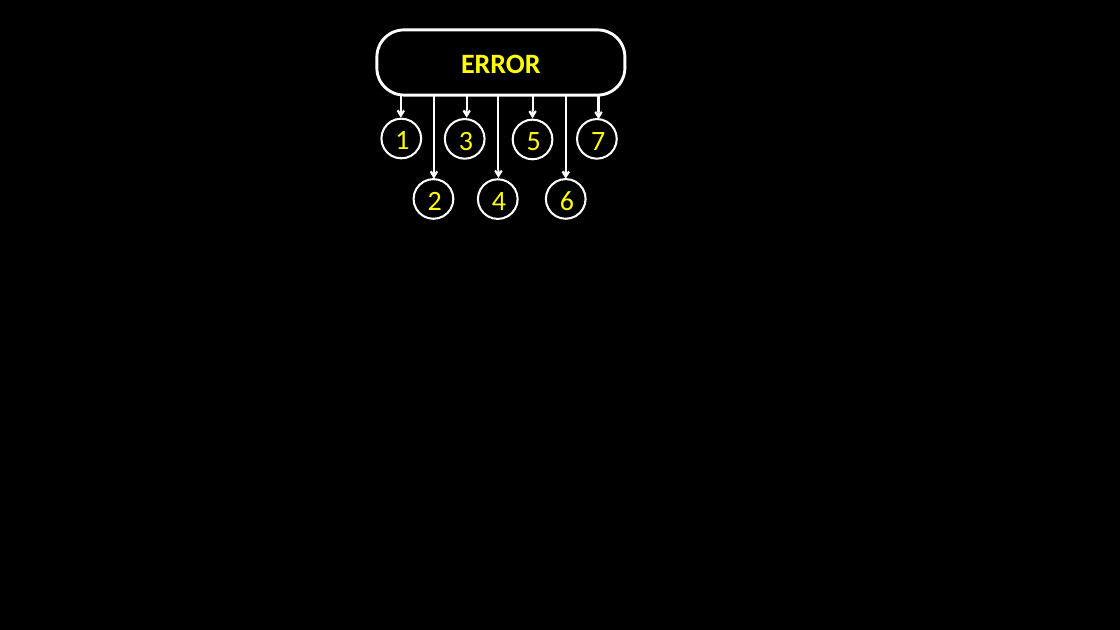
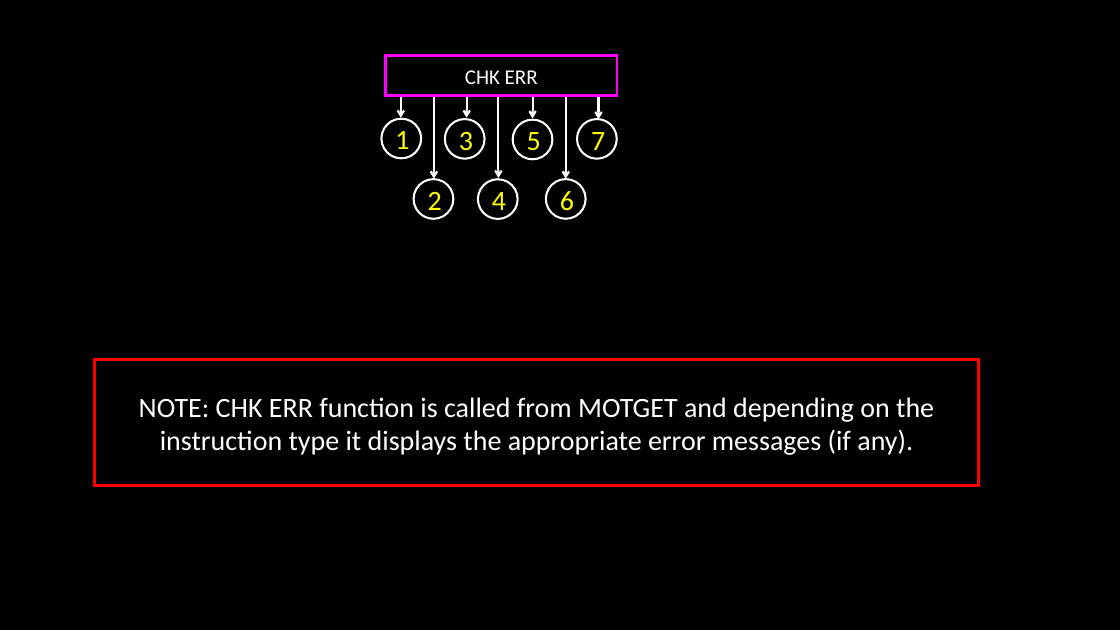
Before and after one commit to bondeabhijeet/8085, a slide deck: slide 12 of Pass 1 8085.pptx. Drawn at 1120x630 pixels with LibreOffice and Linux fonts; fonts in the diff are those of the drawing. Boxes give left, top, right and bottom in pixels: in the first picture for what was removed or moved away, otherwise in the second. Text is boxed around its words. In the diff, an @@ line names an element or a change of style, - is before the commit and + after.

```diff
--- a/Pass 1 8085.pptx
+++ b/Pass 1 8085.pptx
@@ rounded rectangle removed at (377, 30, 625, 96) @@
-ERROR
@@ rectangle added at (386, 55, 618, 95), outline #FF00FF 2.5 pt, 18 pt, text #FFFFFF @@
+CHK ERR
@@ rectangle added at (95, 360, 979, 486), outline #FF0000 2.5 pt, 24 pt, text #FFFFFF @@
+NOTE: CHK ERR function is called from MOTGET and depending on the instruction type it displays the appropriate error messages (if any).
```
Also in this commit, not shown: 8 other slides changed.
